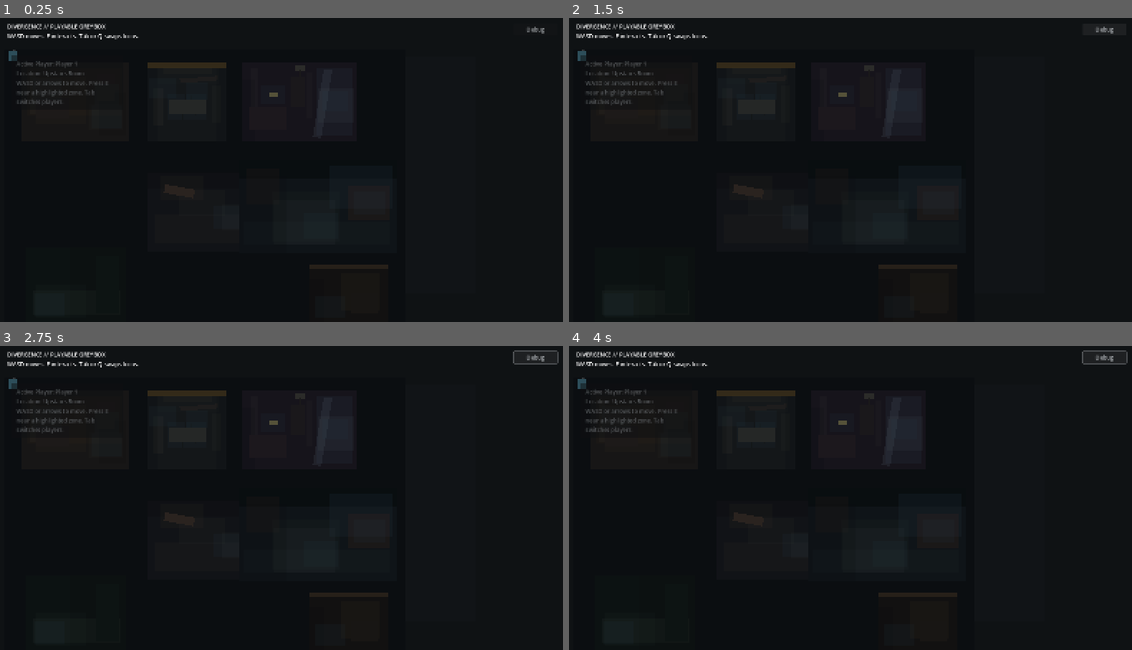
Above: before the commit, frames 1-4 (two rows, left to right).
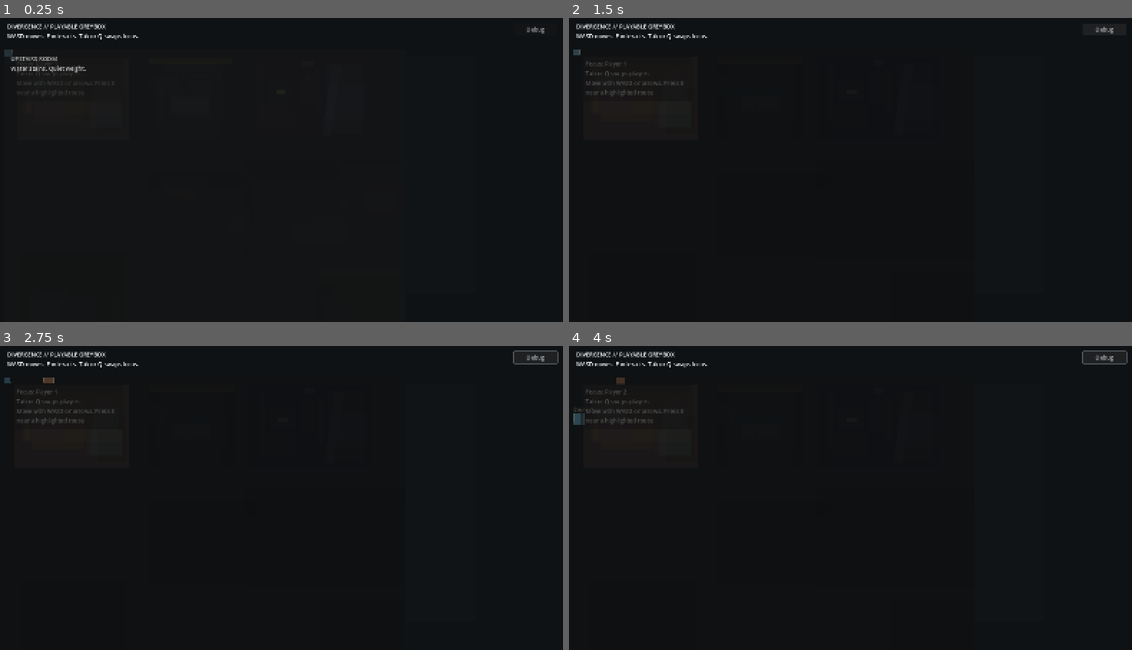
Above: after the commit, the same moments.

Repository: gazman187/DivergenceMVP
Game: Godot game, scene res://scenes/main/Main.tscn
Same seed, same stepped clock (60 frames per second), same inputs: the game is played once before the commit and once after it.
Inputs:
- Up to frame 1 (0.25 s): no input
- Up to frame 2 (1.5 s): click "Debug" at 0.5 s; click "Debug" (after the commit: "Hide Debug") at 1.25 s
- Up to frame 3 (2.75 s): tap E at 2 s; hold D from 2.03 s (still down); tap Tab at 2.1 s
- Up to frame 4 (4 s): tap E at 2.75, 3.5, 3.6 s; release D at 2.78 s; hold S 2.78-3.53 s; tap Q at 2.85 s; hold D from 3.53 s (still down)

The runs differ from the first frame. In frame 1, 1.1% of the frame differs, in the area x 0-60%, y 10-39%; in frame 2, 1.3%; in frame 3, 1.3%; in frame 4, 1.4%, in the area x 0-62%, y 10-60%.
Error before the commit: Parse Error: Expected closing ")" after call arguments. (res://scripts/main/MainController.gd:178)
Error after the commit: Invalid access to property or key 'pressed' on a base object of type 'null instance'. (res://scripts/main/MainController.gd:168)

Commit message:
Repair truncated MainController.gd

Diff:
--- a/scripts/main/MainController.gd
+++ b/scripts/main/MainController.gd
@@ -175,4 +175,517 @@
 	_bind_player_button(GameState.PLAYER_1_ID, "key", _on_take_key)
 	_bind_player_button(GameState.PLAYER_1_ID, "escape", _on_escape_bedroom)
 	_bind_player_button(GameState.PLAYER_1_ID, "downstairs", _on_leave_downstairs)
-	_bind_player_button(GameState.S
+	_bind_player_button(GameState.PLAYER_1_ID, "woods", _on_toggle_woods)
+	_bind_player_button(GameState.PLAYER_1_ID, "shed", _on_shed_action)
+
+	_bind_player_button(GameState.PLAYER_2_ID, "hallway", _on_move_to_hallway)
+	_bind_player_button(GameState.PLAYER_2_ID, "cross", _on_cross_hallway)
+	_bind_player_button(GameState.PLAYER_2_ID, "bedroom", _on_route_bedroom)
+	_bind_player_button(GameState.PLAYER_2_ID, "key", _on_take_key)
+	_bind_player_button(GameState.PLAYER_2_ID, "escape", _on_escape_bedroom)
+	_bind_player_button(GameState.PLAYER_2_ID, "downstairs", _on_leave_downstairs)
+	_bind_player_button(GameState.PLAYER_2_ID, "woods", _on_toggle_woods)
+	_bind_player_button(GameState.PLAYER_2_ID, "shed", _on_shed_action)
+
+
+func _bind_player_button(player_id: String, widget_key: String, callback: Callable) -> void:
+	var button: Button = _player_widgets[player_id][widget_key] as Button
+	button.pressed.connect(callback.bind(player_id))
+
+
+func _on_reset_pressed() -> void:
+	_last_locations.clear()
+	_has_world_state = false
+	SceneRouter.start_new_run()
+
+
+func _on_save_pressed() -> void:
+	_save_manager.save_world_state()
+
+
+func _on_load_pressed() -> void:
+	_save_manager.load_world_state()
+
+
+func _refresh_view() -> void:
+	var radio_profile: Dictionary = VoiceProximityManager.calculate_profile(
+		GameState.player_1_location,
+		GameState.player_2_location,
+		GameState.floor_collapsed
+	)
+	var radio_state: String = str(radio_profile["state"])
+	var radio_strength: float = float(radio_profile["strength"])
+
+	_collapse_label.text = "Floor Collapsed: %s" % _format_bool(GameState.floor_collapsed)
+	_key_label.text = "Bedroom Key Taken: %s" % _format_bool(GameState.bedroom_key_taken)
+	_shed_label.text = "Shed Unlocked: %s" % _format_bool(GameState.shed_unlocked)
+	_trigger_label.text = "Collapse Triggered By: %s" % _format_trigger_name()
+	_key_holder_label.text = "Key Holder: %s" % _key_holder_text()
+	_link_label.text = "Radio Link: %s / %d%%" % [radio_state, int(round(radio_strength * 100.0))]
+	_reconverged_label.text = "Group State: %s" % _group_state_text()
+
+	var location_changed: bool = false
+	for player_id in PLAYER_IDS:
+		_refresh_player_panel(player_id)
+		var location: String = GameState.get_player_location(player_id)
+		var previous_location: String = ""
+		if _last_locations.has(player_id):
+			previous_location = str(_last_locations[player_id])
+		if previous_location != location:
+			_sync_player_position(player_id, location)
+			if player_id == _active_player_id:
+				_show_area_card(location, false)
+			location_changed = true
+		_last_locations[player_id] = location
+
+	if _has_world_state and location_changed:
+		_play_world_fade()
+
+	_has_world_state = true
+	_update_world_hud()
+
+
+func _refresh_player_panel(player_id: String) -> void:
+	var widgets: Dictionary = _player_widgets[player_id]
+	var location: String = GameState.get_player_location(player_id)
+	var inventory: Array[String] = GameState.get_player_inventory(player_id)
+
+	(widgets["location"] as Label).text = "Location: %s" % _pretty_location(location)
+	(widgets["inventory"] as Label).text = "Inventory: %s" % _pretty_inventory(inventory)
+	(widgets["status"] as Label).text = "Status: %s" % _player_status_text(player_id)
+	_update_button_states(player_id, location)
+
+
+func _update_button_states(player_id: String, location: String) -> void:
+	var widgets: Dictionary = _player_widgets[player_id]
+	var upstairs_after_collapse: bool = GameState.floor_collapsed and GameState.is_player_upstairs(player_id)
+
+	(widgets["hallway"] as Button).disabled = location != "UpstairsRoom"
+	(widgets["cross"] as Button).disabled = location != "UpstairsHallway"
+	(widgets["bedroom"] as Button).disabled = not upstairs_after_collapse or location == "Bedroom"
+	(widgets["key"] as Button).disabled = location != "Bedroom" or GameState.bedroom_key_taken
+	(widgets["escape"] as Button).disabled = location != "Bedroom"
+	(widgets["downstairs"] as Button).disabled = location != "Downstairs"
+	(widgets["woods"] as Button).disabled = location != "Outside" and location != "WoodsEdge"
+	(widgets["shed"] as Button).disabled = location != "Outside" and location != "Shed"
+
+	(widgets["woods"] as Button).text = "Return Outside" if location == "WoodsEdge" else "Go To Woods Edge"
+	(widgets["shed"] as Button).text = "Leave Shed" if location == "Shed" else "Try Shed Door"
+
+
+func _sync_player_position(player_id: String, location: String) -> void:
+	var pawn: PlayerPawn = _player_pawns[player_id] as PlayerPawn
+	var location_node: GreyboxLocation = _location_nodes[location] as GreyboxLocation
+	if pawn == null or location_node == null:
+		return
+
+	pawn.sync_to_position(location_node.get_spawn_position(player_id))
+
+
+func _on_move_to_hallway(player_id: String) -> void:
+	SceneRouter.move_player_to_hallway(player_id)
+
+
+func _on_cross_hallway(player_id: String) -> void:
+	SceneRouter.attempt_hallway_cross(player_id)
+
+
+func _on_route_bedroom(player_id: String) -> void:
+	SceneRouter.route_player_to_bedroom(player_id)
+
+
+func _on_take_key(player_id: String) -> void:
+	SceneRouter.search_bedroom_for_key(player_id)
+
+
+func _on_escape_bedroom(player_id: String) -> void:
+	SceneRouter.escape_bedroom_via_window(player_id)
+
+
+func _on_leave_downstairs(player_id: String) -> void:
+	SceneRouter.move_downstairs_to_outside(player_id)
+
+
+func _on_toggle_woods(player_id: String) -> void:
+	SceneRouter.toggle_woods_edge(player_id)
+
+
+func _on_shed_action(player_id: String) -> void:
+	var location: String = GameState.get_player_location(player_id)
+	if location == "Shed":
+		SceneRouter.leave_shed(player_id)
+		return
+
+	SceneRouter.interact_with_shed(player_id)
+
+
+func _switch_active_player() -> void:
+	var next_player_id: String = GameState.PLAYER_2_ID if _active_player_id == GameState.PLAYER_1_ID else GameState.PLAYER_1_ID
+	_set_active_player(next_player_id)
+
+
+func _set_active_player(player_id: String) -> void:
+	_active_player_id = player_id
+	for candidate_id in PLAYER_IDS:
+		var pawn: PlayerPawn = _player_pawns[candidate_id] as PlayerPawn
+		if pawn != null:
+			pawn.set_selected(candidate_id == _active_player_id)
+
+	_update_world_hud()
+	_show_area_card(GameState.get_player_location(_active_player_id), true)
+
+
+func _update_world_hud() -> void:
+	var active_name: String = GameState.get_player_display_name(_active_player_id)
+	var prompt_text: String = ""
+	var active_pawn: PlayerPawn = _player_pawns[_active_player_id] as PlayerPawn
+	if active_pawn != null:
+		prompt_text = active_pawn.get_current_prompt()
+
+	_active_player_value.text = "Focus: %s" % active_name
+	_active_location_value.text = "Tab or Q swaps players."
+	_interaction_hint_value.text = prompt_text if prompt_text != "" else "Move with WASD or arrows. Press E near a highlighted route."
+
+
+func _initialize_world_presentation() -> void:
+	_camera_target_position = _world_camera_rig.position
+	_camera_target_scale = _world_camera_rig.scale
+	_world_state_tint.color = Color(0.14, 0.18, 0.22, 0.0)
+	_world_relief_glow.color = Color(0.36, 0.42, 0.38, 0.0)
+	_world_top_shade.color = Color(0.01, 0.02, 0.03, 0.22)
+	_world_bottom_shade.color = Color(0.01, 0.02, 0.03, 0.24)
+	_world_left_shade.color = Color(0.01, 0.02, 0.03, 0.18)
+	_world_right_shade.color = Color(0.01, 0.02, 0.03, 0.20)
+	_world_grain_band.color = Color(0.68, 0.72, 0.76, 0.02)
+
+
+func _update_camera_and_atmosphere(delta: float) -> void:
+	var active_location: String = GameState.get_player_location(_active_player_id)
+	var active_location_node: GreyboxLocation = _location_nodes[active_location] as GreyboxLocation
+	var frame_size: Vector2 = _world_frame.size
+	var focus_position: Vector2 = _resolve_focus_position(active_location, active_location_node)
+	var zoom_value: float = _resolve_zoom_value(active_location_node)
+	var target_position: Vector2 = (frame_size * 0.5) - (focus_position * zoom_value)
+	_camera_target_position = _clamp_camera_position(target_position, zoom_value, frame_size)
+	_camera_target_scale = Vector2.ONE * zoom_value
+
+	var camera_weight: float = clampf(delta * CAMERA_LERP_SPEED, 0.0, 1.0)
+	_world_camera_rig.position = _world_camera_rig.position.lerp(_camera_target_position, camera_weight)
+	_world_camera_rig.scale = _world_camera_rig.scale.lerp(_camera_target_scale, camera_weight)
+
+	_update_spatial_presence(active_location, delta)
+	_update_frame_atmosphere(active_location, delta)
+
+
+func _resolve_focus_position(active_location: String, active_location_node: GreyboxLocation) -> Vector2:
+	var active_pawn: PlayerPawn = _player_pawns[_active_player_id] as PlayerPawn
+	if active_pawn == null:
+		return WORLD_BOUNDS.get_center()
+
+	var active_point: Vector2 = _world_point_for_node(active_pawn)
+	if active_location_node == null:
+		return active_point
+
+	var location_point: Vector2 = _world_layer.position + active_location_node.get_camera_focus_position()
+	var other_player_id: String = GameState.get_other_player_id(_active_player_id)
+	var other_location: String = GameState.get_player_location(other_player_id)
+	if other_location == active_location:
+		var other_pawn: PlayerPawn = _player_pawns[other_player_id] as PlayerPawn
+		if other_pawn != null:
+			var midpoint: Vector2 = (active_point + _world_point_for_node(other_pawn)) * 0.5
+			return midpoint.lerp(location_point, 0.22)
+
+	return active_point.lerp(location_point, 0.34)
+
+
+func _resolve_zoom_value(active_location_node: GreyboxLocation) -> float:
+	var zoom_value: float = 1.0
+	if active_location_node != null:
+		zoom_value = active_location_node.get_camera_zoom_value()
+
+	var other_player_id: String = GameState.get_other_player_id(_active_player_id)
+	if GameState.get_player_location(other_player_id) == GameState.get_player_location(_active_player_id):
+		zoom_value = maxf(0.88, zoom_value - 0.12)
+
+	return zoom_value
+
+
+func _clamp_camera_position(target_position: Vector2, zoom_value: float, frame_size: Vector2) -> Vector2:
+	var min_x: float = frame_size.x - ((WORLD_BOUNDS.position.x + WORLD_BOUNDS.size.x) * zoom_value)
+	var max_x: float = -(WORLD_BOUNDS.position.x * zoom_value)
+	var min_y: float = frame_size.y - ((WORLD_BOUNDS.position.y + WORLD_BOUNDS.size.y) * zoom_value)
+	var max_y: float = -(WORLD_BOUNDS.position.y * zoom_value)
+
+	var clamped_x: float = target_position.x
+	var clamped_y: float = target_position.y
+	if min_x <= max_x:
+		clamped_x = clampf(target_position.x, min_x, max_x)
+	else:
+		clamped_x = (min_x + max_x) * 0.5
+
+	if min_y <= max_y:
+		clamped_y = clampf(target_position.y, min_y, max_y)
+	else:
+		clamped_y = (min_y + max_y) * 0.5
+
+	return Vector2(clamped_x, clamped_y)
+
+
+func _update_spatial_presence(active_location: String, delta: float) -> void:
+	var other_player_id: String = GameState.get_other_player_id(_active_player_id)
+	var other_location: String = GameState.get_player_location(other_player_id)
+	var together: bool = active_location == other_location
+	var presence_weight: float = clampf(delta * ATMOSPHERE_LERP_SPEED, 0.0, 1.0)
+
+	for location_key in _location_nodes.keys():
+		var location_id: String = str(location_key)
+		var location_node: GreyboxLocation = _location_nodes[location_id] as GreyboxLocation
+		if location_node == null:
+			continue
+
+		var target_modulate: Color = _location_presence_color(location_id, active_location, other_location, together)
+		location_node.modulate = location_node.modulate.lerp(target_modulate, presence_weight)
+
+	for player_id in PLAYER_IDS:
+		var pawn: PlayerPawn = _player_pawns[player_id] as PlayerPawn
+		if pawn == null:
+			continue
+
+		var pawn_color: Color = _pawn_presence_color(player_id, active_location, together)
+		pawn.modulate = pawn.modulate.lerp(pawn_color, presence_weight)
+
+
+func _location_presence_color(location_id: String, active_location: String, other_location: String, together: bool) -> Color:
+	if location_id == active_location:
+		return Color(1.0, 1.0, 1.0, 1.0)
+
+	if together and location_id == other_location:
+		return Color(0.96, 0.98, 1.0, 0.88)
+
+	if location_id == other_location:
+		return Color(0.6, 0.66, 0.74, 0.48)
+
+	if _is_related_location(active_location, location_id):
+		return Color(0.4, 0.45, 0.5, 0.28)
+
+	return Color(0.16, 0.18, 0.22, 0.12)
+
+
+func _pawn_presence_color(player_id: String, active_location: String, together: bool) -> Color:
+	if player_id == _active_player_id:
+		return Color(1.0, 1.0, 1.0, 1.0)
+
+	var location: String = GameState.get_player_location(player_id)
+	if together and location == active_location:
+		return Color(0.88, 0.92, 0.96, 0.88)
+
+	if location == active_location:
+		return Color(0.76, 0.82, 0.9, 0.74)
+
+	return Color(0.34, 0.38, 0.44, 0.18)
+
+
+func _update_frame_atmosphere(active_location: String, delta: float) -> void:
+	var together: bool = GameState.player_1_location == GameState.player_2_location
+	var tint_target: Color = Color(0.14, 0.18, 0.22, 0.04)
+	var relief_target: Color = Color(0.36, 0.42, 0.38, 0.05)
+	var shade_alpha: float = 0.20
+	var grain_alpha: float = 0.02
+
+	if together and active_location == "Outside":
+		tint_target = Color(0.18, 0.22, 0.24, 0.025)
+		relief_target = Color(0.44, 0.5, 0.46, 0.16)
+		shade_alpha = 0.12
+		grain_alpha = 0.014
+	elif together:
+		tint_target = Color(0.22, 0.18, 0.14, 0.04)
+		relief_target = Color(0.46, 0.38, 0.26, 0.10)
+		shade_alpha = 0.18
+	elif active_location == "Bedroom":
+		tint_target = Color(0.12, 0.16, 0.24, 0.07)
+		relief_target = Color(0.24, 0.3, 0.42, 0.06)
+		shade_alpha = 0.24
+		grain_alpha = 0.026
+	elif active_location == "Downstairs" or active_location == "UpstairsHallway":
+		tint_target = Color(0.1, 0.14, 0.2, 0.08)
+		relief_target = Color(0.18, 0.24, 0.28, 0.05)
+		shade_alpha = 0.26
+		grain_alpha = 0.028
+	elif active_location == "WoodsEdge":
+		tint_target = Color(0.08, 0.14, 0.12, 0.06)
+		relief_target = Color(0.18, 0.3, 0.24, 0.07)
+		shade_alpha = 0.22
+	else:
+		tint_target = Color(0.12, 0.17, 0.22, 0.07)
+		relief_target = Color(0.24, 0.3, 0.34, 0.06)
+		shade_alpha = 0.22
+
+	var weight: float = clampf(delta * ATMOSPHERE_LERP_SPEED, 0.0, 1.0)
+	_world_state_tint.color = _world_state_tint.color.lerp(tint_target, weight)
+	_world_relief_glow.color = _world_relief_glow.color.lerp(relief_target, weight)
+	_world_top_shade.color = _world_top_shade.color.lerp(Color(0.01, 0.02, 0.03, shade_alpha + 0.04), weight)
+	_world_bottom_shade.color = _world_bottom_shade.color.lerp(Color(0.01, 0.02, 0.03, shade_alpha + 0.07), weight)
+	_world_left_shade.color = _world_left_shade.color.lerp(Color(0.01, 0.02, 0.03, shade_alpha), weight)
+	_world_right_shade.color = _world_right_shade.color.lerp(Color(0.01, 0.02, 0.03, shade_alpha + 0.03), weight)
+	_world_grain_band.color = _world_grain_band.color.lerp(Color(0.68, 0.72, 0.76, grain_alpha), weight)
+
+
+func _show_area_card(location: String, use_short_hold: bool) -> void:
+	if not LOCATION_LABELS.has(location):
+		return
+
+	var subtitle: String = ""
+	if AREA_CARD_SUBTITLES.has(location):
+		subtitle = str(AREA_CARD_SUBTITLES[location])
+
+	_area_card_title.text = str(LOCATION_LABELS[location]).to_upper()
+	_area_card_subtitle.text = subtitle
+	_area_card.visible = true
+	_area_card.modulate = Color(1.0, 1.0, 1.0, 0.0)
+	_area_card.scale = Vector2(0.98, 0.98)
+
+	if _area_card_tween != null:
+		_area_card_tween.kill()
+
+	var hold_time: float = 1.15 if use_short_hold else 1.45
+	_area_card_tween = create_tween()
+	_area_card_tween.set_parallel(true)
+	_area_card_tween.tween_property(_area_card, "modulate:a", 1.0, 0.18)
+	_area_card_tween.tween_property(_area_card, "scale", Vector2.ONE, 0.18)
+	_area_card_tween.chain().tween_interval(hold_time)
+	_area_card_tween.chain().set_parallel(true)
+	_area_card_tween.tween_property(_area_card, "modulate:a", 0.0, 0.28)
+	_area_card_tween.tween_property(_area_card, "scale", Vector2(1.0, 1.02), 0.28)
+	_area_card_tween.chain().tween_callback(_hide_area_card)
+
+
+func _hide_area_card() -> void:
+	_area_card.visible = false
+
+
+func _world_point_for_node(node: Node2D) -> Vector2:
+	return _world_layer.position + node.position
+
+
+func _is_related_location(source: String, candidate: String) -> bool:
+	match source:
+		"UpstairsRoom":
+			return candidate == "UpstairsHallway" or candidate == "Bedroom"
+		"UpstairsHallway":
+			return candidate == "UpstairsRoom" or candidate == "Bedroom" or candidate == "Downstairs"
+		"Bedroom":
+			return candidate == "UpstairsRoom" or candidate == "UpstairsHallway" or candidate == "Outside"
+		"Downstairs":
+			return candidate == "UpstairsHallway" or candidate == "Outside"
+		"Outside":
+			return candidate == "Downstairs" or candidate == "WoodsEdge" or candidate == "Shed" or candidate == "Bedroom"
+		"WoodsEdge":
+			return candidate == "Outside"
+		"Shed":
+			return candidate == "Outside"
+		_:
+			return false
+
+
+func _toggle_debug_panel() -> void:
+	_debug_panel.visible = not _debug_panel.visible
+	_debug_toggle_button.text = "Hide Debug" if _debug_panel.visible else "Debug"
+
+
+func _on_pawn_interaction_zone_changed(player_id: String, _zone: WorldInteractionZone) -> void:
+	if player_id == _active_player_id:
+		_update_world_hud()
+
+
+func _play_world_fade() -> void:
+	_world_fade.modulate.a = 0.0
+	var tween: Tween = create_tween()
+	tween.tween_property(_world_fade, "modulate:a", 0.24, 0.08)
+	tween.chain().tween_property(_world_fade, "modulate:a", 0.0, 0.24)
+
+
+func _refresh_view_after_load(_path: String) -> void:
+	_last_locations.clear()
+	_has_world_state = false
+	_refresh_view()
+
+
+func _format_bool(value: bool) -> String:
+	return "Yes" if value else "No"
+
+
+func _format_trigger_name() -> String:
+	if GameState.collapse_triggered_by == "":
+		return "Nobody Yet"
+
+	return GameState.get_player_display_name(GameState.collapse_triggered_by)
+
+
+func _pretty_location(location: String) -> String:
+	if LOCATION_LABELS.has(location):
+		return str(LOCATION_LABELS[location])
+
+	return location
+
+
+func _pretty_inventory(inventory: Array[String]) -> String:
+	if inventory.is_empty():
+		return "Empty"
+
+	var display_items: Array[String] = []
+	for item in inventory:
+		display_items.append(item.replace("_", " ").capitalize())
+
+	return ", ".join(display_items)
+
+
+func _key_holder_text() -> String:
+	if GameState.player_has_item(GameState.PLAYER_1_ID, "bedroom_key"):
+		return "Player 1"
+
+	if GameState.player_has_item(GameState.PLAYER_2_ID, "bedroom_key"):
+		return "Player 2"
+
+	return "Nobody"
+
+
+func _group_state_text() -> String:
+	if GameState.player_1_location == GameState.player_2_location:
+		if not GameState.floor_collapsed:
+			return "Together Upstairs"
+
+		if GameState.player_1_location == "Outside":
+			return "Reconverged Outside"
+
+		return "Reconverged at %s" % _pretty_location(GameState.player_1_location)
+
+	return "Separated"
+
+
+func _player_status_text(player_id: String) -> String:
+	var location: String = GameState.get_player_location(player_id)
+	var has_key: bool = GameState.player_has_item(player_id, "bedroom_key")
+
+	if has_key and location == "Outside":
+		return "Key carrier outside"
+
+	if has_key:
+		return "Carrying bedroom key"
+
+	match location:
+		"UpstairsRoom":
+			return "Waiting upstairs"
+		"UpstairsHallway":
+			return "Testing weak floor"
+		"Bedroom":
+			return "Cut off upstairs"
+		"Downstairs":
+			return "Routed below collapse"
+		"Outside":
+			return "At reconvergence point"
+		"WoodsEdge":
+			return "Range testing at tree line"
+		"Shed":
+			return "Inside optional shed"
+		_:
+			return "Status unknown"
